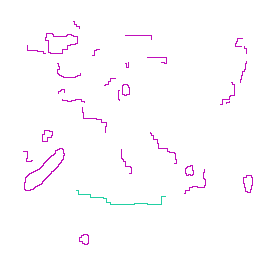
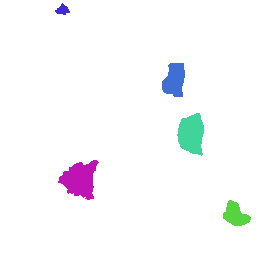
Before/after of a 256px x 256px layered artwork. What changed in the layer stack:
showed "subzones", painted on it over [55, 3, 251, 226]
hid "routes" over [23, 21, 253, 245]
